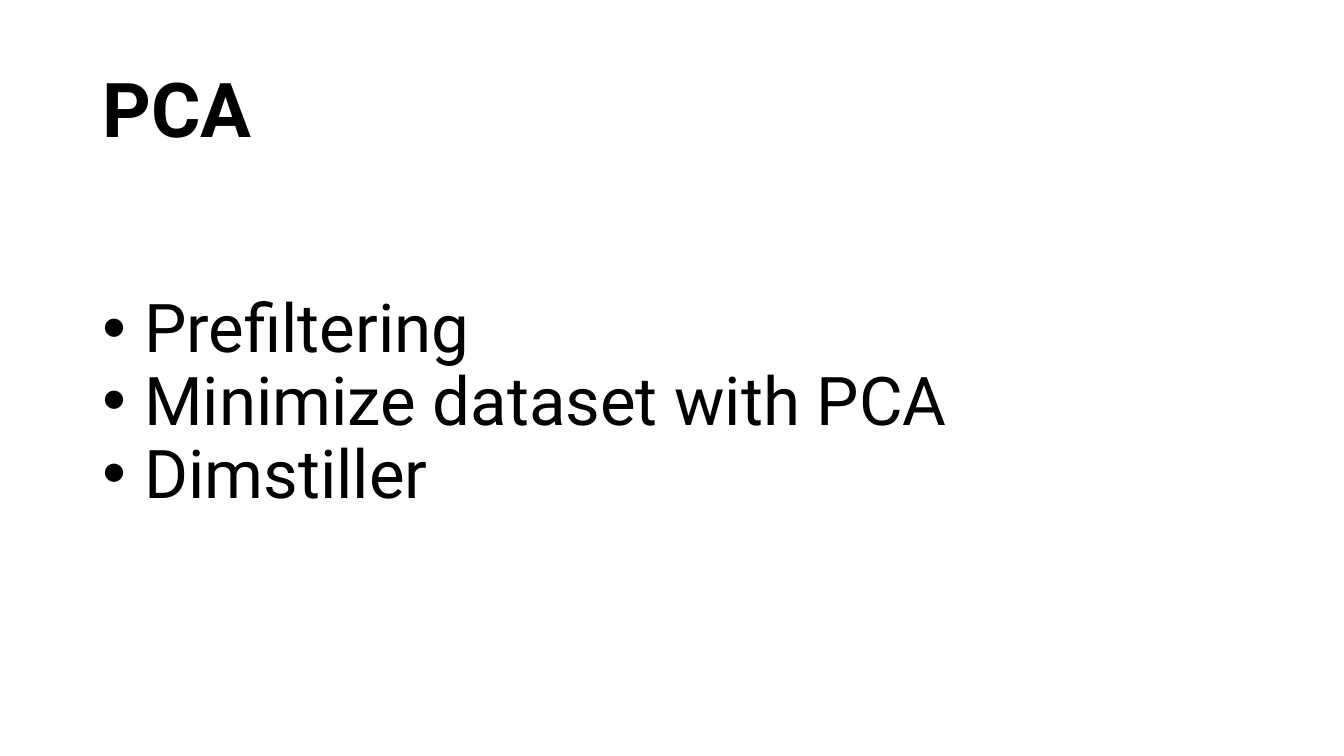
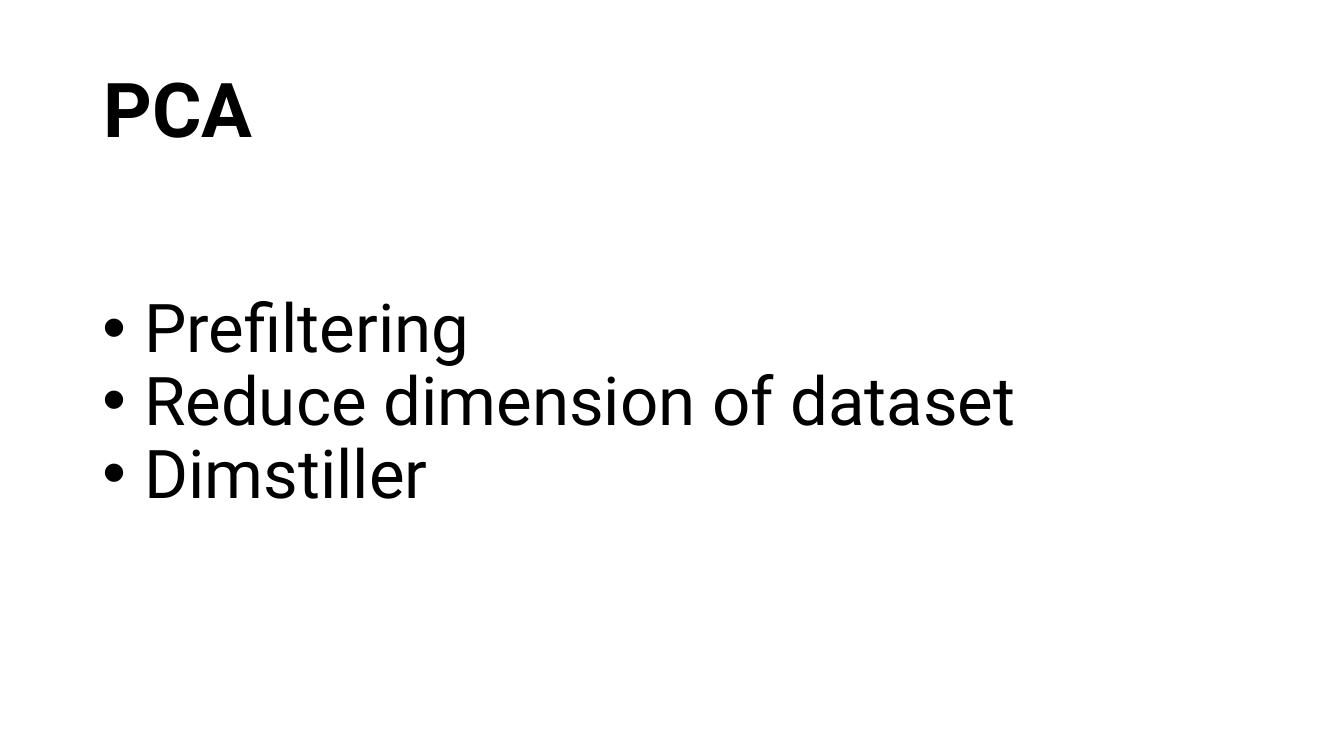
Before and after one commit to alexgelb/vis-gaia, a slide deck: slide 4 of M4/Presentation - M4.pptx. Drawn at 1344x756 pixels with LibreOffice and Linux fonts; fonts in the diff are those of the drawing. Boxes give left, top, right and bottom in pixels: in the first picture for what was removed or moved away, otherwise in the second. Text is boxed around its words. In the diff, an @@ line names an element or a change of style, - is before the commit and + after.

Commit message:
Presentation update

```diff
--- a/M4/Presentation - M4.pptx
+++ b/M4/Presentation - M4.pptx
@@ text at (x1=144, y1=363, x2=1015, y2=426): text changed @@
-• Minimize dataset with PCA
+• Reduce dimension of dataset
```
Also in this commit, not shown: 1 other slide changed, 1 other file.
